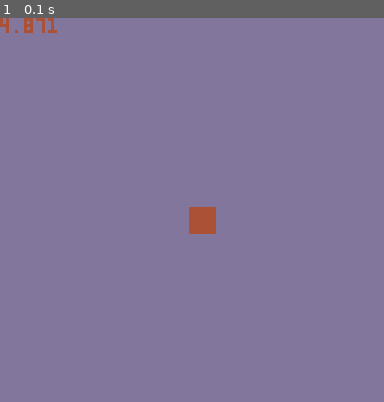
Above: before the commit, frame 1.
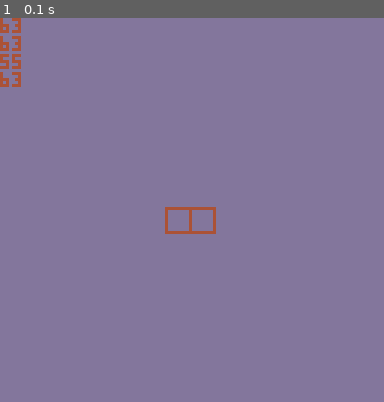
Above: after the commit, the same moment.

Repository: maleker86/puxor
Game: PICO-8 cartridge puxor.p8
Two runs of this game, one before a commit and one after it. Both use one fixed random seed, a clock stepped at 60 frames per second and the inputs below.
Inputs:
- Up to frame 1 (0.1 s): no input

The runs differ from the first frame. In frame 1, 1.1% of the frame differs, in the area x 0-56%, y 0-57%.

Commit message:
hardcode main + left tiles

Diff:
--- a/puxor.p8
+++ b/puxor.p8
@@ -7,9 +7,10 @@
 
 
 --path var
+ --s for square
  sx=63
  sy=63
- start={sx,sb}
+ start={sx,sy}
  random=rnd(5)
  pathcol=4
  bgcol=13
@@ -21,9 +22,33 @@
 
 function _draw()
  cls(bgcol)
-	rectfill(sx,sy,sx+8,sy+8,pathcol)
+	rect(sx,sy,sx+8,sy+8,pathcol)
 
- print(random)
+ findpath()
+-- print(random)
+
+ rect(lx,ly,lx+8,sy+8,pathcol)
+end
+-->8
+--path logic
+
+function findpath()
+ foreach(start,print)
+ foreach(left,print)
+
+
+ --left space
+ 	lx=start[1]-8
+ 	ly=start[2]
+
+ 	left={lx,ly}
+
+
+ --right
+
+ --up
+
+ --down
 end
 __gfx__
 00000000000000000000000000000000000000000000000000000000000000000000000000000000000000000000000000000000000000000000000000000000
